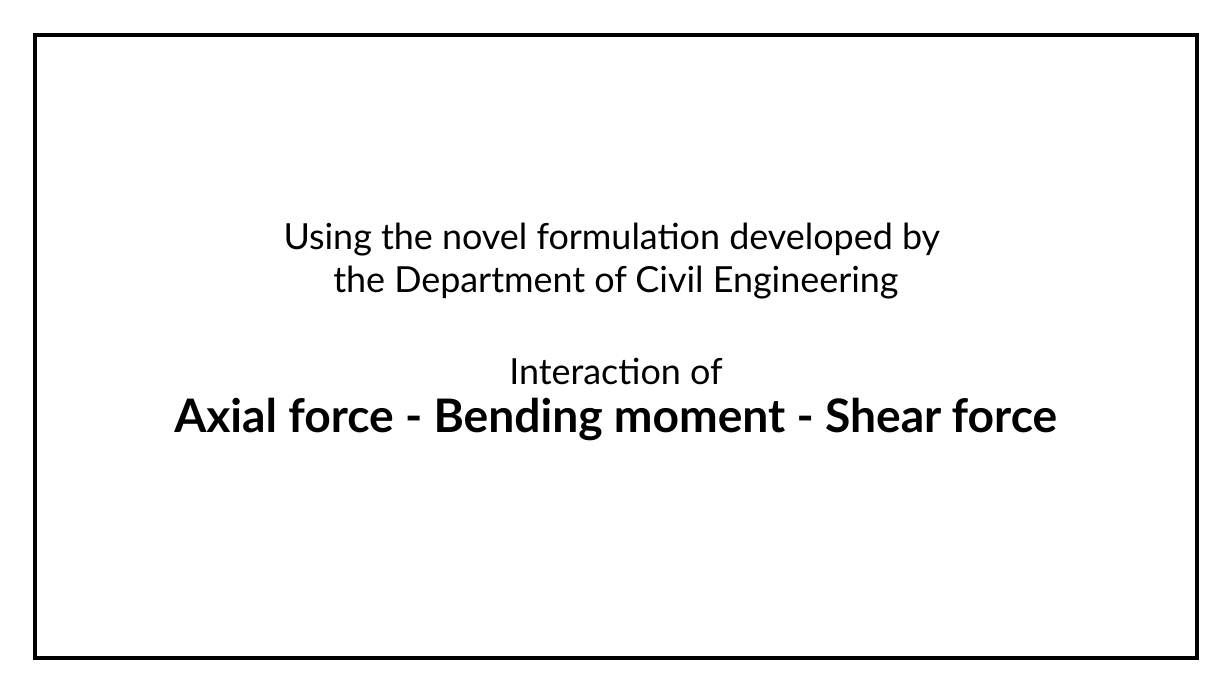
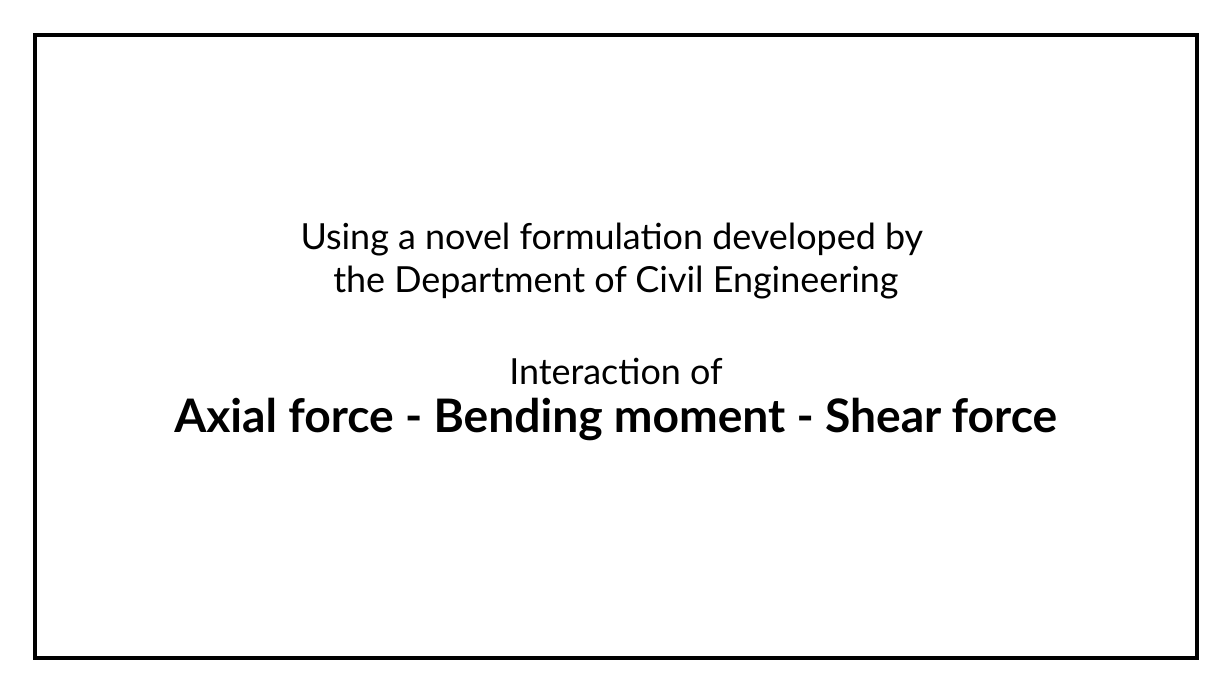
Before and after one commit to imsuneth/FEM, a slide deck: slide 8 of Documentations/Mid evaluation presentation/FINITE ELEMENT BASED STRUCTURAL ANALYSIS.pptx. Drawn at 1232x693 pixels with LibreOffice and Linux fonts; fonts in the diff are those of the drawing. Boxes give left, top, right and bottom in pixels: in the first picture for what was removed or moved away, otherwise in the second. Text is boxed around its words. In the diff, an @@ line names an element or a change of style, - is before the commit and + after.

```diff
--- a/Documentations/Mid evaluation presentation/FINITE ELEMENT BASED STRUCTURAL ANALYSIS.pptx
+++ b/Documentations/Mid evaluation presentation/FINITE ELEMENT BASED STRUCTURAL ANALYSIS.pptx
@@ text at bbox=[301, 222, 923, 256]: text changed @@
-Using the novel formulation developed by
+Using a novel formulation developed by
```
Also in this commit, not shown: 2 other slides changed, 2 other files.
